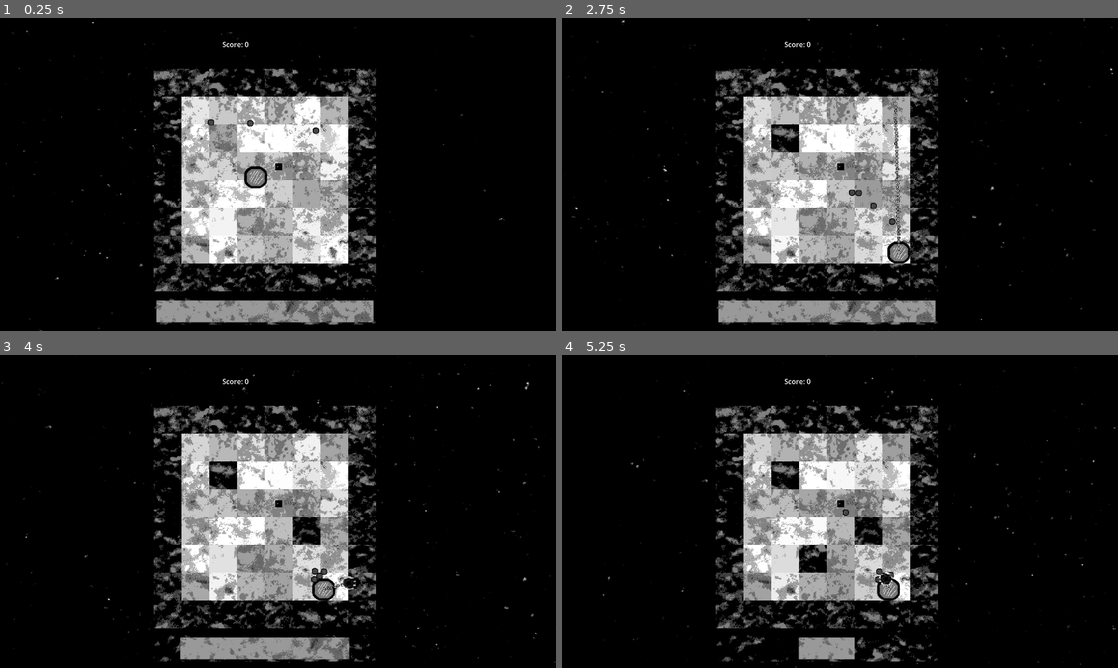
Above: before the commit, frames 1-4 (two rows, left to right).
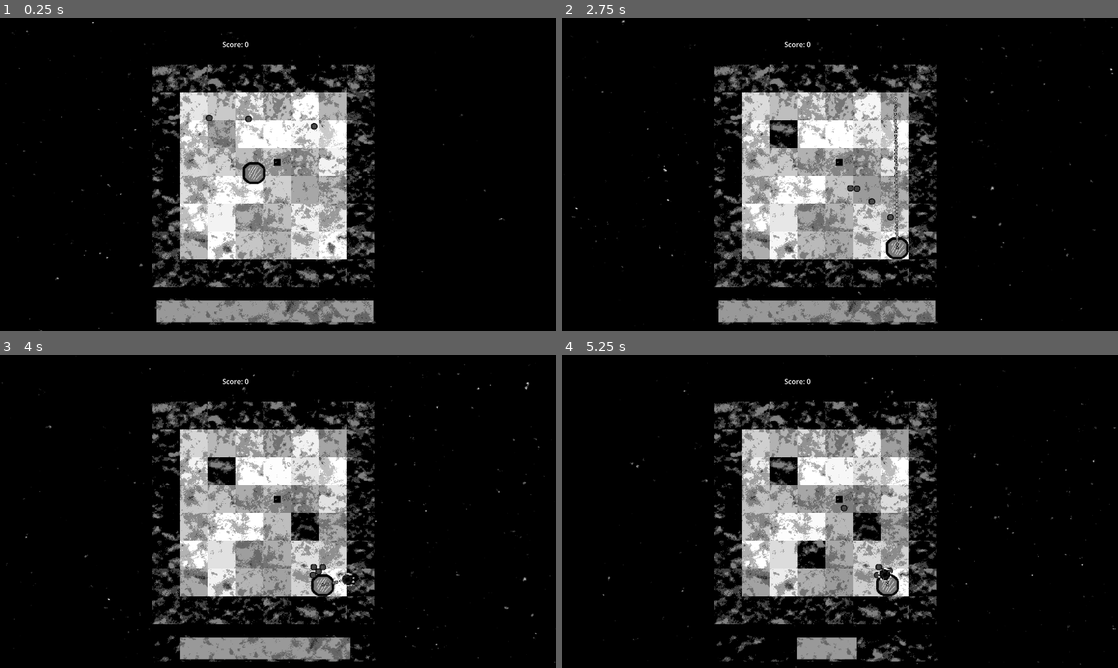
Above: after the commit, the same moments.

Repository: Indivicivet/ludumdare54
Game: Godot game, scene res://ludumdare54.tscn
Two runs of this game, one before a commit and one after it. Both use one fixed random seed, a clock stepped at 60 frames per second and the inputs below.
Inputs (mouse positions are in pixels of both pictures, inside the frame that each line leads up to):
- Up to frame 1 (0.25 s): no input
- Up to frame 2 (2.75 s): move the mouse to (962, 158) at 0.52 s; press the mouse at (962, 158) at 0.53 s; hold Right (right) 0.53-1.28 s; move the mouse to (728, 190) at 1.27 s; release the mouse at (728, 190) at 1.28 s; hold Down (down) 1.28-2.03 s; click (728, 190) at 1.35 s; move the mouse to (895, 105) at 2.02 s; press the mouse at (895, 105) at 2.03 s; hold Right (right) from 2.03 s (still down)
- Up to frame 3 (4 s): move the mouse to (250, 574) at 2.77 s; release Right (right) at 2.78 s; release the mouse at (250, 574) at 2.78 s; hold Up (up) 2.78-3.53 s; click (250, 574) at 2.85 s; move the mouse to (444, 558) at 3.52 s; press the mouse at (444, 558) at 3.53 s; hold Left (left) from 3.53 s (still down)
- Up to frame 4 (5.25 s): move the mouse to (673, 464) at 4.27 s; release the mouse at (673, 464) at 4.28 s; click (673, 464) at 4.35 s; move the mouse to (867, 511) at 5.02 s; release Left (left) at 5.03 s; press the mouse at (867, 511) at 5.03 s; hold Down (down) from 5.03 s (still down)

The runs differ from the first frame. In frame 1, 14% of the frame differs, in the area x 27-68%, y 14-88%; in frame 2, 14%; in frame 3, 14%, in the area x 27-68%, y 14-98%; in frame 4, 14%.

Commit message:
move all of the main gameplay block into a "play_region"

Diff:
--- a/ludumdare54.tscn
+++ b/ludumdare54.tscn
@@ -20,9 +20,9 @@
 radius = 26.0192
 
 [sub_resource type="NavigationPolygon" id="NavigationPolygon_0n3p2"]
-vertices = PackedVector2Array(411, 178, 805, 177, 805, 573, 409, 571)
+vertices = PackedVector2Array(-204, -204, 200, -203, 201, 201, -202, 203)
 polygons = Array[PackedInt32Array]([PackedInt32Array(0, 1, 2, 3)])
-outlines = Array[PackedVector2Array]([PackedVector2Array(411, 178, 805, 177, 805, 573, 409, 571)])
+outlines = Array[PackedVector2Array]([PackedVector2Array(-204, -204, 200, -203, 201, 201, -202, 203)])
 
 [node name="game_root" type="Node2D"]
 script = ExtResource("1_hjkb4")
@@ -45,244 +45,249 @@
 position = Vector2(2592, 1944)
 texture = ExtResource("2_fxmil")
 
-[node name="many_blocks" type="Node2D" parent="."]
-position = Vector2(610, 373)
-
-[node name="block_solid" parent="many_blocks" instance=ExtResource("3_d706m")]
+[node name="play_region" type="Node2D" parent="."]
+position = Vector2(607, 363)
+
+[node name="many_blocks" type="Node2D" parent="play_region"]
+position = Vector2(-1, 0)
+
+[node name="block_solid" parent="play_region/many_blocks" instance=ExtResource("3_d706m")]
 position = Vector2(-224, -224)
 
-[node name="block_solid2" parent="many_blocks" instance=ExtResource("3_d706m")]
+[node name="block_solid2" parent="play_region/many_blocks" instance=ExtResource("3_d706m")]
 position = Vector2(-160, -224)
 
-[node name="block_solid3" parent="many_blocks" instance=ExtResource("3_d706m")]
+[node name="block_solid3" parent="play_region/many_blocks" instance=ExtResource("3_d706m")]
 position = Vector2(-96, -224)
 
-[node name="block_solid4" parent="many_blocks" instance=ExtResource("3_d706m")]
+[node name="block_solid4" parent="play_region/many_blocks" instance=ExtResource("3_d706m")]
 position = Vector2(-32, -224)
 
-[node name="block_solid5" parent="many_blocks" instance=ExtResource("3_d706m")]
+[node name="block_solid5" parent="play_region/many_blocks" instance=ExtResource("3_d706m")]
 position = Vector2(32, -224)
 
-[node name="block_solid6" parent="many_blocks" instance=ExtResource("3_d706m")]
+[node name="block_solid6" parent="play_region/many_blocks" instance=ExtResource("3_d706m")]
 position = Vector2(96, -224)
 
-[node name="block_solid8" parent="many_blocks" instance=ExtResource("3_d706m")]
+[node name="block_solid8" parent="play_region/many_blocks" instance=ExtResource("3_d706m")]
 position = Vector2(160, -224)
 
-[node name="block_solid9" parent="many_blocks" instance=ExtResource("3_d706m")]
+[node name="block_solid9" parent="play_region/many_blocks" instance=ExtResource("3_d706m")]
 position = Vector2(224, -224)
 
-[node name="block_solid10" parent="many_blocks" instance=ExtResource("3_d706m")]
+[node name="block_solid10" parent="play_region/many_blocks" instance=ExtResource("3_d706m")]
 position = Vector2(-224, -160)
 
-[node name="block_solid18" parent="many_blocks" instance=ExtResource("3_d706m")]
+[node name="block_solid18" parent="play_region/many_blocks" instance=ExtResource("3_d706m")]
 position = Vector2(224, -160)
 
-[node name="block_solid19" parent="many_blocks" instance=ExtResource("3_d706m")]
+[node name="block_solid19" parent="play_region/many_blocks" instance=ExtResource("3_d706m")]
 position = Vector2(-224, -96)
 
-[node name="block_solid27" parent="many_blocks" instance=ExtResource("3_d706m")]
+[node name="block_solid27" parent="play_region/many_blocks" instance=ExtResource("3_d706m")]
 position = Vector2(224, -96)
 
-[node name="block_solid28" parent="many_blocks" instance=ExtResource("3_d706m")]
+[node name="block_solid28" parent="play_region/many_blocks" instance=ExtResource("3_d706m")]
 position = Vector2(-224, -32)
 
-[node name="block_solid36" parent="many_blocks" instance=ExtResource("3_d706m")]
+[node name="block_solid36" parent="play_region/many_blocks" instance=ExtResource("3_d706m")]
 position = Vector2(224, -32)
 
-[node name="block_solid37" parent="many_blocks" instance=ExtResource("3_d706m")]
+[node name="block_solid37" parent="play_region/many_blocks" instance=ExtResource("3_d706m")]
 position = Vector2(-224, 32)
 
-[node name="block_solid45" parent="many_blocks" instance=ExtResource("3_d706m")]
+[node name="block_solid45" parent="play_region/many_blocks" instance=ExtResource("3_d706m")]
 position = Vector2(224, 32)
 
-[node name="block_solid46" parent="many_blocks" instance=ExtResource("3_d706m")]
+[node name="block_solid46" parent="play_region/many_blocks" instance=ExtResource("3_d706m")]
 position = Vector2(-224, 96)
 
-[node name="block_solid54" parent="many_blocks" instance=ExtResource("3_d706m")]
+[node name="block_solid54" parent="play_region/many_blocks" instance=ExtResource("3_d706m")]
 position = Vector2(224, 96)
 
-[node name="block_solid55" parent="many_blocks" instance=ExtResource("3_d706m")]
+[node name="block_solid55" parent="play_region/many_blocks" instance=ExtResource("3_d706m")]
 position = Vector2(-224, 160)
 
-[node name="block_solid63" parent="many_blocks" instance=ExtResource("3_d706m")]
+[node name="block_solid63" parent="play_region/many_blocks" instance=ExtResource("3_d706m")]
 position = Vector2(224, 160)
 
-[node name="block_solid64" parent="many_blocks" instance=ExtResource("3_d706m")]
+[node name="block_solid64" parent="play_region/many_blocks" instance=ExtResource("3_d706m")]
 position = Vector2(-224, 224)
 
-[node name="block_solid65" parent="many_blocks" instance=ExtResource("3_d706m")]
+[node name="block_solid65" parent="play_region/many_blocks" instance=ExtResource("3_d706m")]
 position = Vector2(-160, 224)
 
-[node name="block_solid66" parent="many_blocks" instance=ExtResource("3_d706m")]
+[node name="block_solid66" parent="play_region/many_blocks" instance=ExtResource("3_d706m")]
 position = Vector2(-96, 224)
 
-[node name="block_solid67" parent="many_blocks" instance=ExtResource("3_d706m")]
+[node name="block_solid67" parent="play_region/many_blocks" instance=ExtResource("3_d706m")]
 position = Vector2(-32, 224)
 
-[node name="block_solid68" parent="many_blocks" instance=ExtResource("3_d706m")]
+[node name="block_solid68" parent="play_region/many_blocks" instance=ExtResource("3_d706m")]
 position = Vector2(32, 224)
 
-[node name="block_solid69" parent="many_blocks" instance=ExtResource("3_d706m")]
+[node name="block_solid69" parent="play_region/many_blocks" instance=ExtResource("3_d706m")]
 position = Vector2(96, 224)
 
-[node name="block_solid71" parent="many_blocks" instance=ExtResource("3_d706m")]
+[node name="block_solid71" parent="play_region/many_blocks" instance=ExtResource("3_d706m")]
 position = Vector2(160, 224)
 
-[node name="block_solid72" parent="many_blocks" instance=ExtResource("3_d706m")]
+[node name="block_solid72" parent="play_region/many_blocks" instance=ExtResource("3_d706m")]
 position = Vector2(224, 224)
 
-[node name="manytiles" type="Node2D" parent="."]
-
-[node name="floor_or_block" parent="manytiles" instance=ExtResource("7_p865s")]
+[node name="manytiles" type="Node2D" parent="play_region"]
+position = Vector2(-611, -373)
+
+[node name="floor_or_block" parent="play_region/manytiles" instance=ExtResource("7_p865s")]
 position = Vector2(450, 213)
 
-[node name="floor_or_block2" parent="manytiles" instance=ExtResource("7_p865s")]
+[node name="floor_or_block2" parent="play_region/manytiles" instance=ExtResource("7_p865s")]
 position = Vector2(514, 213)
 
-[node name="floor_or_block3" parent="manytiles" instance=ExtResource("7_p865s")]
+[node name="floor_or_block3" parent="play_region/manytiles" instance=ExtResource("7_p865s")]
 position = Vector2(578, 213)
 
-[node name="floor_or_block4" parent="manytiles" instance=ExtResource("7_p865s")]
+[node name="floor_or_block4" parent="play_region/manytiles" instance=ExtResource("7_p865s")]
 position = Vector2(642, 213)
 
-[node name="floor_or_block5" parent="manytiles" instance=ExtResource("7_p865s")]
+[node name="floor_or_block5" parent="play_region/manytiles" instance=ExtResource("7_p865s")]
 position = Vector2(706, 213)
 
-[node name="floor_or_block6" parent="manytiles" instance=ExtResource("7_p865s")]
+[node name="floor_or_block6" parent="play_region/manytiles" instance=ExtResource("7_p865s")]
 position = Vector2(770, 213)
 
-[node name="floor_or_block7" parent="manytiles" instance=ExtResource("7_p865s")]
+[node name="floor_or_block7" parent="play_region/manytiles" instance=ExtResource("7_p865s")]
 position = Vector2(450, 277)
 
-[node name="floor_or_block8" parent="manytiles" instance=ExtResource("7_p865s")]
+[node name="floor_or_block8" parent="play_region/manytiles" instance=ExtResource("7_p865s")]
 position = Vector2(514, 277)
 
-[node name="floor_or_block9" parent="manytiles" instance=ExtResource("7_p865s")]
+[node name="floor_or_block9" parent="play_region/manytiles" instance=ExtResource("7_p865s")]
 position = Vector2(578, 277)
 
-[node name="floor_or_block10" parent="manytiles" instance=ExtResource("7_p865s")]
+[node name="floor_or_block10" parent="play_region/manytiles" instance=ExtResource("7_p865s")]
 position = Vector2(642, 277)
 
-[node name="floor_or_block11" parent="manytiles" instance=ExtResource("7_p865s")]
+[node name="floor_or_block11" parent="play_region/manytiles" instance=ExtResource("7_p865s")]
 position = Vector2(706, 277)
 
-[node name="floor_or_block12" parent="manytiles" instance=ExtResource("7_p865s")]
+[node name="floor_or_block12" parent="play_region/manytiles" instance=ExtResource("7_p865s")]
 position = Vector2(770, 277)
 
-[node name="floor_or_block13" parent="manytiles" instance=ExtResource("7_p865s")]
+[node name="floor_or_block13" parent="play_region/manytiles" instance=ExtResource("7_p865s")]
 position = Vector2(450, 341)
 
-[node name="floor_or_block14" parent="manytiles" instance=ExtResource("7_p865s")]
+[node name="floor_or_block14" parent="play_region/manytiles" instance=ExtResource("7_p865s")]
 position = Vector2(514, 341)
 
-[node name="floor_or_block15" parent="manytiles" instance=ExtResource("7_p865s")]
+[node name="floor_or_block15" parent="play_region/manytiles" instance=ExtResource("7_p865s")]
 position = Vector2(578, 341)
 
-[node name="floor_or_block16" parent="manytiles" instance=ExtResource("7_p865s")]
+[node name="floor_or_block16" parent="play_region/manytiles" instance=ExtResource("7_p865s")]
 position = Vector2(642, 341)
 
-[node name="floor_or_block17" parent="manytiles" instance=ExtResource("7_p865s")]
+[node name="floor_or_block17" parent="play_region/manytiles" instance=ExtResource("7_p865s")]
 position = Vector2(706, 341)
 
-[node name="floor_or_block18" parent="manytiles" instance=ExtResource("7_p865s")]
+[node name="floor_or_block18" parent="play_region/manytiles" instance=ExtResource("7_p865s")]
 position = Vector2(770, 341)
 
-[node name="floor_or_block19" parent="manytiles" instance=ExtResource("7_p865s")]
+[node name="floor_or_block19" parent="play_region/manytiles" instance=ExtResource("7_p865s")]
 position = Vector2(450, 405)
 
-[node name="floor_or_block20" parent="manytiles" instance=ExtResource("7_p865s")]
+[node name="floor_or_block20" parent="play_region/manytiles" instance=ExtResource("7_p865s")]
 position = Vector2(514, 405)
 
-[node name="floor_or_block21" parent="manytiles" instance=ExtResource("7_p865s")]
+[node name="floor_or_block21" parent="play_region/manytiles" instance=ExtResource("7_p865s")]
 position = Vector2(578, 405)
 
-[node name="floor_or_block22" parent="manytiles" instance=ExtResource("7_p865s")]
+[node name="floor_or_block22" parent="play_region/manytiles" instance=ExtResource("7_p865s")]
 position = Vector2(642, 405)
 
-[node name="floor_or_block23" parent="manytiles" instance=ExtResource("7_p865s")]
+[node name="floor_or_block23" parent="play_region/manytiles" instance=ExtResource("7_p865s")]
 position = Vector2(706, 405)
 
-[node name="floor_or_block24" parent="manytiles" instance=ExtResource("7_p865s")]
+[node name="floor_or_block24" parent="play_region/manytiles" instance=ExtResource("7_p865s")]
 position = Vector2(770, 405)
 
-[node name="floor_or_block25" parent="manytiles" instance=ExtResource("7_p865s")]
+[node name="floor_or_block25" parent="play_region/manytiles" instance=ExtResource("7_p865s")]
 position = Vector2(450, 469)
 
-[node name="floor_or_block26" parent="manytiles" instance=ExtResource("7_p865s")]
+[node name="floor_or_block26" parent="play_region/manytiles" instance=ExtResource("7_p865s")]
 position = Vector2(514, 469)
 
-[node name="floor_or_block27" parent="manytiles" instance=ExtResource("7_p865s")]
+[node name="floor_or_block27" parent="play_region/manytiles" instance=ExtResource("7_p865s")]
 position = Vector2(578, 469)
 
-[node name="floor_or_block28" parent="manytiles" instance=ExtResource("7_p865s")]
+[node name="floor_or_block28" parent="play_region/manytiles" instance=ExtResource("7_p865s")]
 position = Vector2(642, 469)
 
-[node name="floor_or_block29" parent="manytiles" instance=ExtResource("7_p865s")]
+[node name="floor_or_block29" parent="play_region/manytiles" instance=ExtResource("7_p865s")]
 position = Vector2(706, 469)
 
-[node name="floor_or_block30" parent="manytiles" instance=ExtResource("7_p865s")]
+[node name="floor_or_block30" parent="play_region/manytiles" instance=ExtResource("7_p865s")]
 position = Vector2(770, 469)
 
-[node name="floor_or_block31" parent="manytiles" instance=ExtResource("7_p865s")]
+[node name="floor_or_block31" parent="play_region/manytiles" instance=ExtResource("7_p865s")]
 position = Vector2(450, 533)
 
-[node name="floor_or_block32" parent="manytiles" instance=ExtResource("7_p865s")]
+[node name="floor_or_block32" parent="play_region/manytiles" instance=ExtResource("7_p865s")]
 position = Vector2(514, 533)
 
-[node name="floor_or_block33" parent="manytiles" instance=ExtResource("7_p865s")]
+[node name="floor_or_block33" parent="play_region/manytiles" instance=ExtResource("7_p865s")]
 position = Vector2(578, 533)
 
-[node name="floor_or_block34" parent="manytiles" instance=ExtResource("7_p865s")]
+[node name="floor_or_block34" parent="play_region/manytiles" instance=ExtResource("7_p865s")]
 position = Vector2(642, 533)
 
-[node name="floor_or_block35" parent="manytiles" instance=ExtResource("7_p865s")]
+[node name="floor_or_block35" parent="play_region/manytiles" instance=ExtResource("7_p865s")]
 position = Vector2(706, 533)
 
-[node name="floor_or_block36" parent="manytiles" instance=ExtResource("7_p865s")]
+[node name="floor_or_block36" parent="play_region/manytiles" instance=ExtResource("7_p865s")]
 position = Vector2(770, 533)
 
-[node name="player" type="CharacterBody2D" parent="."]
-position = Vector2(589, 366)
+[node name="player" type="CharacterBody2D" parent="play_region"]
+position = Vector2(-22, -7)
 script = ExtResource("4_niys2")
 
-[node name="Sprite2D" type="Sprite2D" parent="player"]
+[node name="Sprite2D" type="Sprite2D" parent="play_region/player"]
 scale = Vector2(1.03, 1.03)
 texture = ExtResource("6_w1o1e")
 
-[node name="gun1" type="Node2D" parent="player"]
+[node name="gun1" type="Node2D" parent="play_region/player"]
 script = ExtResource("5_1et4n")
 
-[node name="CollisionShape2D" type="CollisionShape2D" parent="player"]
+[node name="CollisionShape2D" type="CollisionShape2D" parent="play_region/player"]
 shape = SubResource("CircleShape2D_gwbx5")
 
-[node name="enemy_type1" parent="." instance=ExtResource("9_1g1nj")]
-
-[node name="enemy_type1_2" parent="." instance=ExtResource("9_1g1nj")]
-position = Vector2(471, 222)
-
-[node name="enemy_type1_3" parent="." instance=ExtResource("9_1g1nj")]
-position = Vector2(574, 219)
-
-[node name="NavigationRegion2D" type="NavigationRegion2D" parent="."]
+[node name="enemy_type1" parent="play_region" instance=ExtResource("9_1g1nj")]
+position = Vector2(135, -128)
+
+[node name="enemy_type1_2" parent="play_region" instance=ExtResource("9_1g1nj")]
+position = Vector2(-140, -151)
+
+[node name="enemy_type1_3" parent="play_region" instance=ExtResource("9_1g1nj")]
+position = Vector2(-37, -154)
+
+[node name="NavigationRegion2D" type="NavigationRegion2D" parent="play_region"]
 navigation_polygon = SubResource("NavigationPolygon_0n3p2")
 
-[node name="score" parent="." instance=ExtResource("10_5oqj3")]
-position = Vector2(648, 68)
-
-[node name="enemy_spawner" type="Node2D" parent="."]
-position = Vector2(642, 342)
+[node name="enemy_spawner" type="Node2D" parent="play_region"]
+position = Vector2(31, -31)
 script = ExtResource("11_gi10b")
 
-[node name="Timer" type="Timer" parent="enemy_spawner"]
+[node name="Timer" type="Timer" parent="play_region/enemy_spawner"]
 wait_time = 2.0
 autostart = true
 script = ExtResource("12_m5ykj")
 
-[node name="Sprite2D" type="Sprite2D" parent="enemy_spawner"]
+[node name="Sprite2D" type="Sprite2D" parent="play_region/enemy_spawner"]
 texture = ExtResource("2_fxmil")
 region_enabled = true
 region_rect = Rect2(482.14, 340.19, 16, 16)
+
+[node name="score" parent="." instance=ExtResource("10_5oqj3")]
+position = Vector2(648, 68)
 
 [node name="health_indicator" type="Node2D" parent="."]
 position = Vector2(610, 675)
@@ -298,4 +303,4 @@
 region_enabled = true
 region_rect = Rect2(0, 0, 500, 50)
 
-[connection signal="timeout" from="enemy_spawner/Timer" to="enemy_spawner" method="_on_timer_timeout"]
+[connection signal="timeout" from="play_region/enemy_spawner/Timer" to="play_region/enemy_spawner" method="_on_timer_timeout"]
--- a/scripts/enemy_type1.gd
+++ b/scripts/enemy_type1.gd
@@ -10,7 +10,7 @@
 @onready var navigation_agent = get_node("NavigationAgent2D")
 @onready var sprite_obj = get_node("Sprite2D")
 @onready var root = get_tree().get_root().get_node("game_root")
-@onready var player = root.get_node("player")
+@onready var player = root.get_node("play_region/player")
 @onready var score = root.get_node("score")
 
 
--- a/scripts/health_indicator.gd
+++ b/scripts/health_indicator.gd
@@ -4,6 +4,6 @@
 func _process(_delta):
 	get_node("Sprite2D").set_region_rect(Rect2(
 		0, 0,
-		500 * owner.get_node("player").health,
+		500 * owner.get_node("play_region/player").health,
 		50,
 	))
